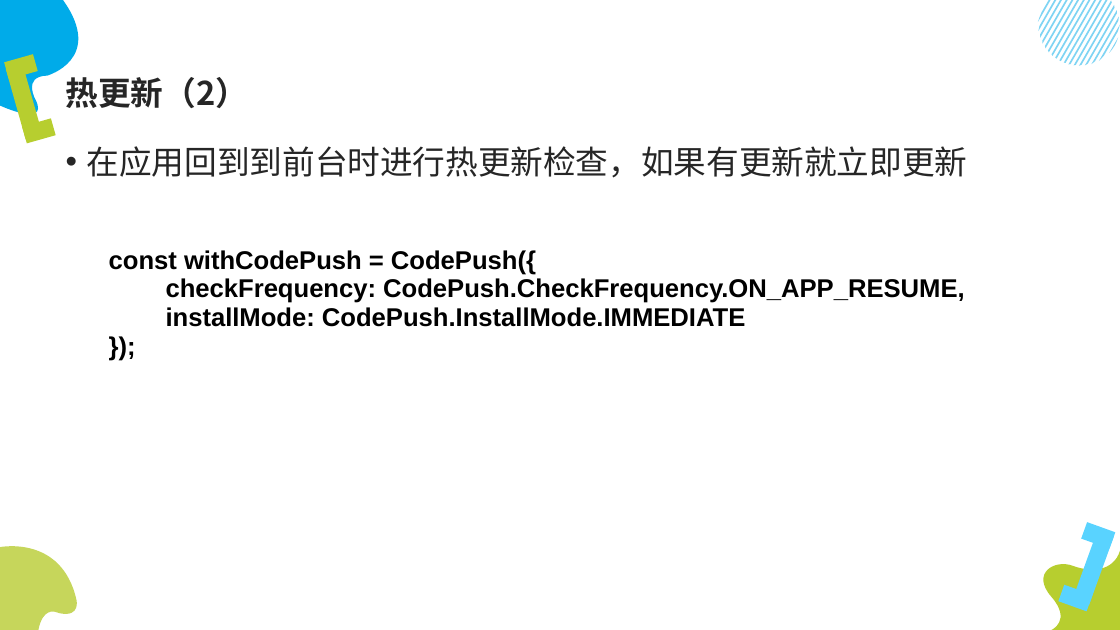
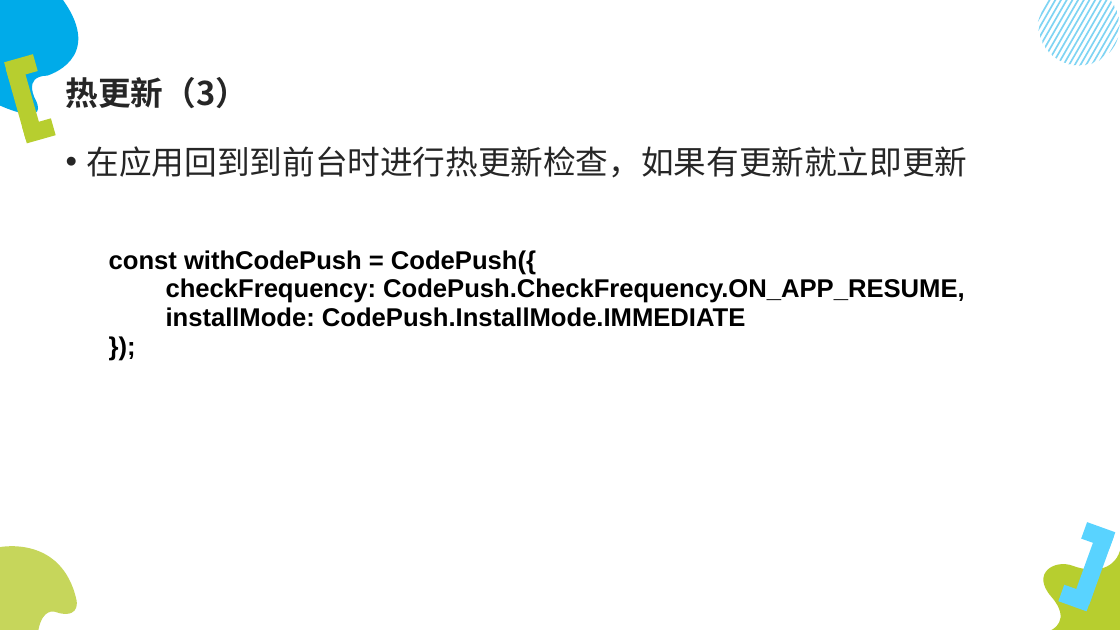
Before and after one commit to lumin824/hello-react-native, a slide deck: slide 21 of linkgap/ReactNative开发.pptx (slide 8 before the commit). Drawn at 1120x630 pixels with LibreOffice and Linux fonts; fonts in the diff are those of the drawing. Boxes give left, top, right and bottom in pixels: in the first picture for what was removed or moved away, otherwise in the second. Text is boxed around its words. In the diff, an @@ line names an element or a change of style, - is before the commit and + after.

```diff
--- a/linkgap/ReactNative开发.pptx
+++ b/linkgap/ReactNative开发.pptx
@@ title at (66,77,248,108): text changed @@
-热更新（2）
+热更新（3）
```
Also in this commit, not shown: 8 other slides changed, 17 slides added, 1 other file.
